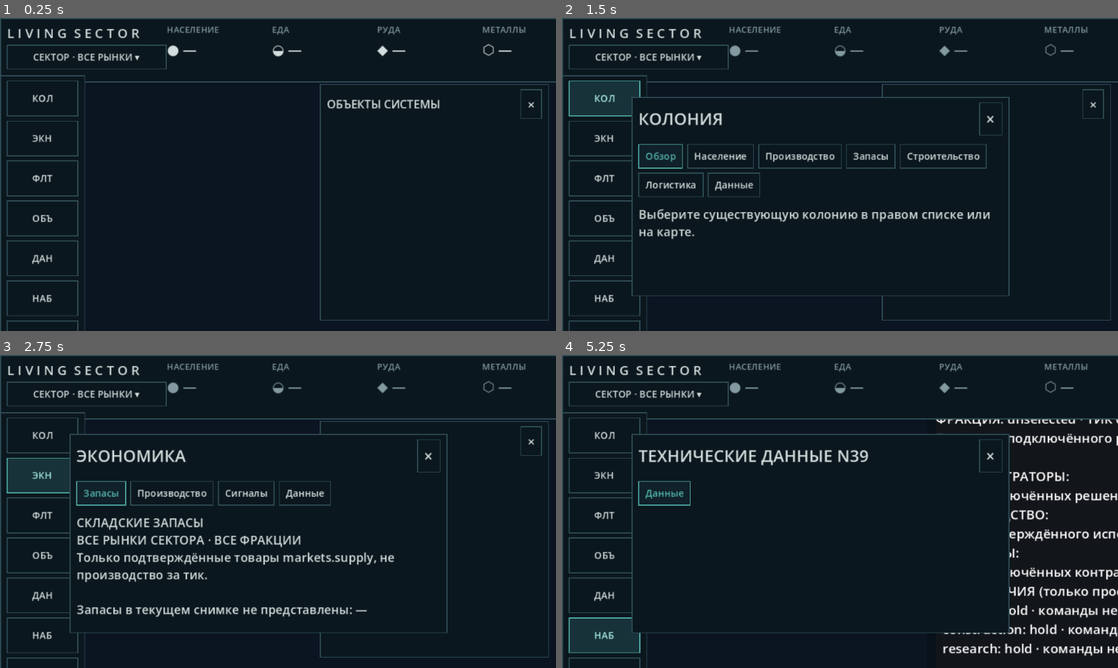
Above: before the commit, frames 1-4 (two rows, left to right).
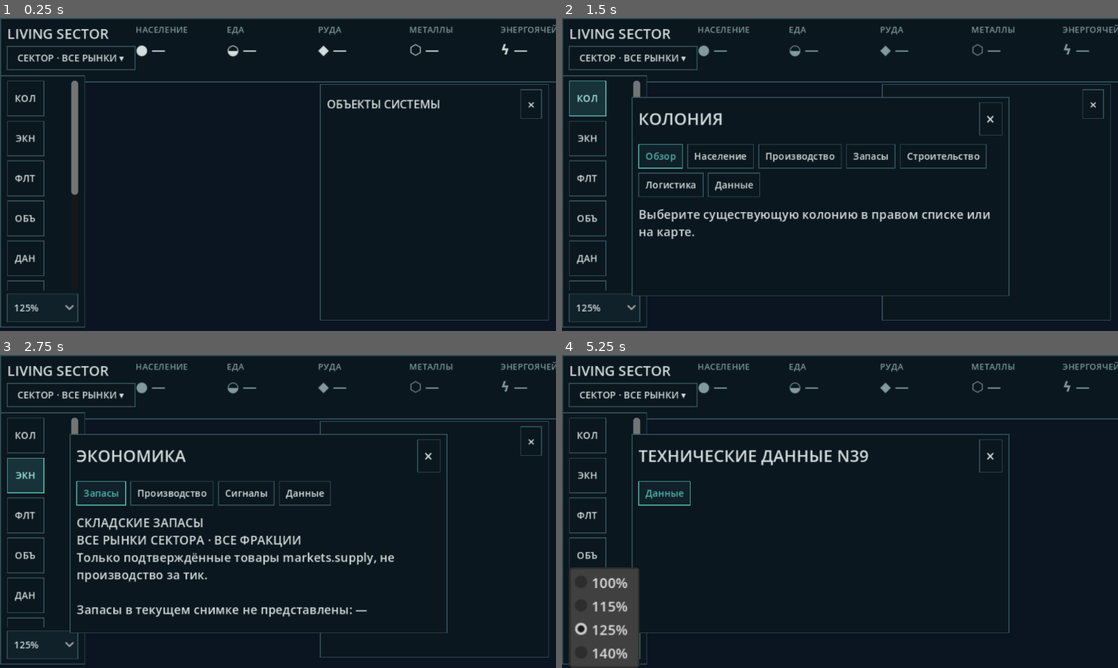
Above: after the commit, the same moments.

Repository: Mefits/Living-Sector
Game: Godot game, scene res://scenes/main.tscn
Same seed, same stepped clock (60 frames per second), same inputs: the game is played once before the commit and once after it.
Inputs:
- Up to frame 1 (0.25 s): no input
- Up to frame 2 (1.5 s): click "СЕКТОР · ВСЕ РЫНКИ ▾" at 0.5 s; click "КОЛ" at 1.25 s
- Up to frame 3 (2.75 s): click "ЭКН" at 2 s
- Up to frame 4 (5.25 s): click "ФЛТ" at 2.75 s; click "ОБЪ" at 3.5 s; click "ДАН" at 4.25 s; click "НАБ" at 5 s

The runs differ from the first frame. In frame 1, 4.0% of the frame differs, in the area x 0-100%, y 2-100%; in frame 2, 4.0%; in frame 3, 3.9%; in frame 4, 11%.

Commit message:
Responsive 1366x768 strategy chrome: compact metric sizing, persistent UI scale control and scrollable navigation

Diff:
--- a/godot/scripts/view/strategy_ui.gd
+++ b/godot/scripts/view/strategy_ui.gd
@@ -30,6 +30,9 @@
 var _window_mode: String = ""
 var _tab: String = "Обзор"
 var _top: PanelContainer
+var _brand_box: VBoxContainer
+var _time_area: VBoxContainer
+var _metric_boxes: Array[VBoxContainer] = []
 var _brand_scope: Button
 var _metric_nodes: Dictionary = {}
 var _clock: Label
@@ -124,15 +127,17 @@
     row.add_theme_constant_override("separation", 0)
     _top.add_child(row)
     var brand := VBoxContainer.new()
+    _brand_box = brand
     brand.custom_minimum_size = Vector2(184, 0)
     brand.add_theme_constant_override("separation", 3)
     row.add_child(brand)
-    brand.add_child(_label("L I V I N G  S E C T O R", 15, TEXT))
+    brand.add_child(_label("LIVING SECTOR", 16, TEXT))
     _brand_scope = _button("СЕКТОР · ВСЕ РЫНКИ ▾", _toggle_scope, 11)
     _brand_scope.tooltip_text = "Общие запасы рынков всех фракций, НЕ баланс одной фракции"
     brand.add_child(_brand_scope)
     for item in METRICS:
         var box := VBoxContainer.new()
+        _metric_boxes.append(box)
         box.custom_minimum_size = Vector2(121, 0)
         box.size_flags_horizontal = Control.SIZE_EXPAND_FILL
         box.add_theme_constant_override("separation", 4)
@@ -142,6 +147,7 @@
         box.add_child(large)
         _metric_nodes[str(item["key"])] = large
     var time_area := VBoxContainer.new()
+    _time_area = time_area
     time_area.custom_minimum_size = Vector2(158, 0)
     row.add_child(time_area)
     _clock = _label("ТИК — · ×1", 11, MUTED)
@@ -166,9 +172,15 @@
     rail.offset_right = 66
     rail.offset_bottom = -4
     add_child(rail)
+    var rail_column := VBoxContainer.new()
+    rail.add_child(rail_column)
+    var menu_scroll := ScrollContainer.new()
+    menu_scroll.horizontal_scroll_mode = ScrollContainer.SCROLL_MODE_DISABLED
+    menu_scroll.size_flags_vertical = Control.SIZE_EXPAND_FILL
+    rail_column.add_child(menu_scroll)
     var menu := VBoxContainer.new()
     menu.add_theme_constant_override("separation", 5)
-    rail.add_child(menu)
+    menu_scroll.add_child(menu)
     for entry in [
         {"text":"КОЛ", "tip":"Открыть колонию", "action":"colony"},
         {"text":"ЭКН", "tip":"Экономика рынков", "action":"economy"},
@@ -199,7 +211,7 @@
         _ui_scale_menu.add_item("%d%%" % percent)
     _ui_scale_menu.select(2)
     _ui_scale_menu.item_selected.connect(_set_ui_scale)
-    menu.add_child(_ui_scale_menu)
+    rail_column.add_child(_ui_scale_menu)
 
 func _build_outliner() -> void:
     _outliner = _panel()
@@ -317,6 +329,13 @@
         str(projection.get("subtitle", "Данные отсутствуют")))
 
 func _layout_window() -> void:
+    if _brand_box != null:
+        var compact: bool = size.x < 1150.0
+        _brand_box.custom_minimum_size.x = 148.0 if compact else 184.0
+        for box in _metric_boxes:
+            box.custom_minimum_size.x = 105.0 if compact else 121.0
+        if _time_area != null:
+            _time_area.custom_minimum_size.x = 138.0 if compact else 158.0
     if _window == null:
         return
     _window.offset_left = 80
@@ -342,6 +361,8 @@
     else:
         _mode = "colony" if _mode == "sector" else "sector"
     _update_metrics()
+    _brand_scope.text = ("КОЛОНИЯ · " + _body_name(_effective_body()).to_upper() + " ▾"
+        if _mode == "colony" else "СЕКТОР · ВСЕ РЫНКИ ▾")
     _update_window()
 
 func _toggle_outliner() -> void:
